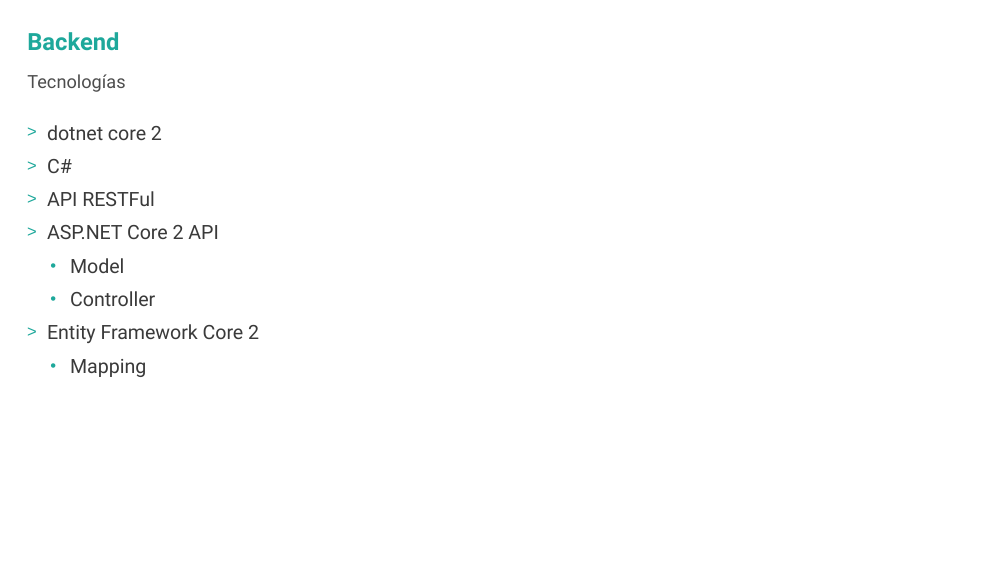
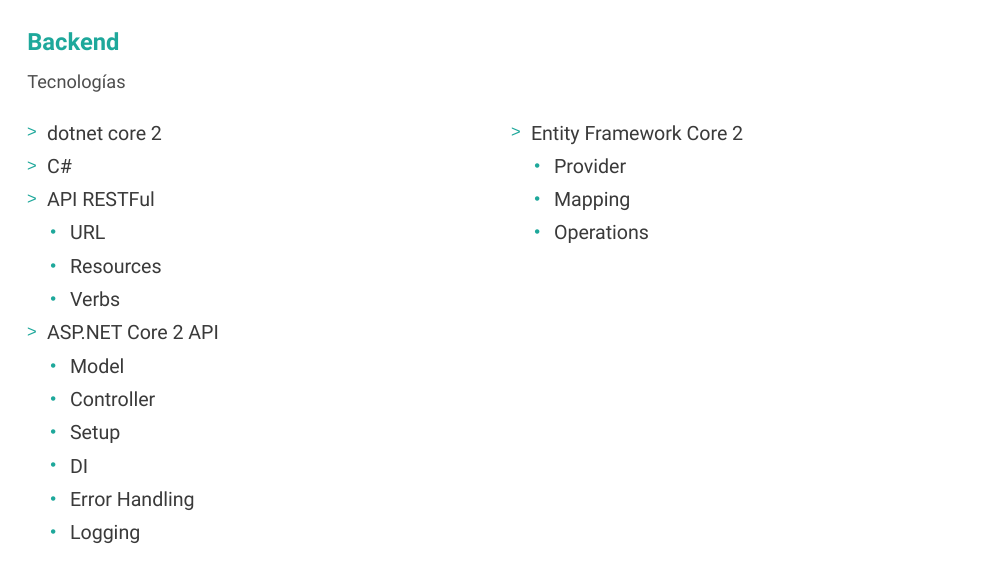
Before and after one commit to hexacta/ort-workshop-2017, a slide deck: slide 8 of Presentacion.pptx. Drawn at 1008x567 pixels with LibreOffice and Linux fonts; fonts in the diff are those of the drawing; background and template pictures are left out. Boxes give left, top, right and bottom in pixels: in the first picture for what was removed or moved away, otherwise in the second. Text is boxed around its words. In the diff, an @@ line names an element or a change of style, - is before the commit and + after.

```diff
--- a/Presentacion.pptx
+++ b/Presentacion.pptx
@@ text added at box(531, 125, 743, 243), 18.7 pt, text #3A3A3A @@
+> Entity Framework Core 2
+  • Provider
+  • Mapping
+  • Operations
@@ text at box(70, 225, 162, 306): paragraphs added @@
+  • URL
+  • Resources
+  • Verbs
@@ text at box(70, 425, 195, 510): text changed @@
-> Entity Framework Core 2
-  • Mapping
+  • Setup
+  • DI
+  • Error Handling
+  • Logging
```
Also in this commit, not shown: 4 other slides changed, 4 other files.
